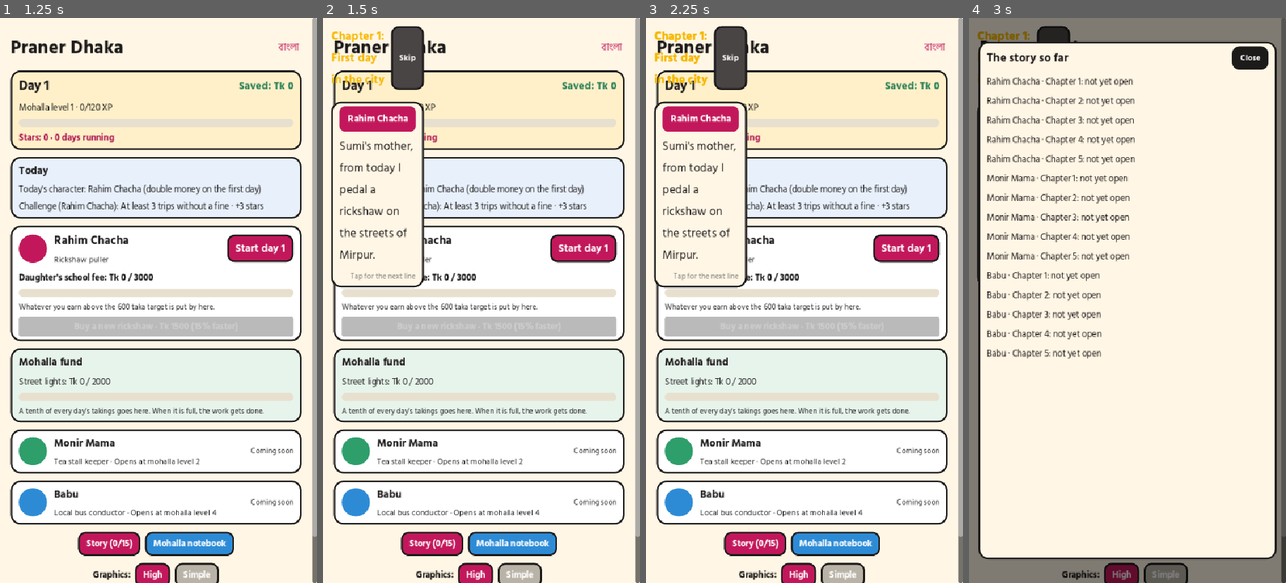
Above: before the commit, frames 1-4 (left to right).
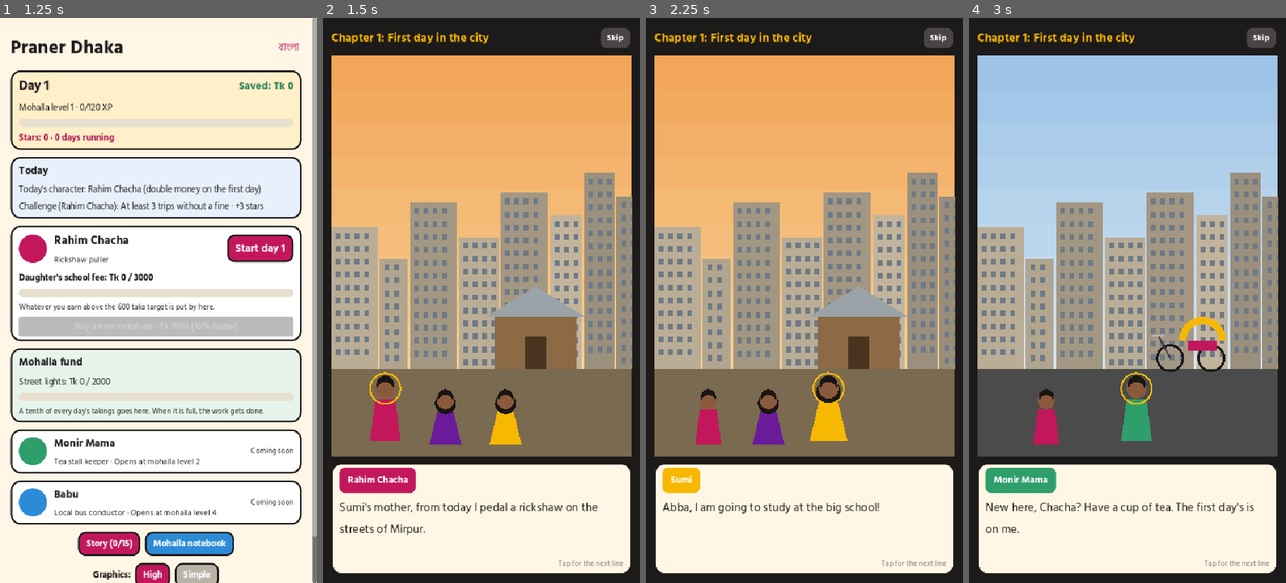
Above: after the commit, the same moments.

Repository: Habibur-Rahman-KUET-09/Dhakay-Akdin
Game: Godot game, scene res://scenes/main.tscn
Same seed, same stepped clock (60 frames per second), same inputs: the game is played once before the commit and once after it. Sound files missing from this copy of the repository are replaced by a short silence.
Inputs:
- Up to frame 1 (1.25 s): click "English" at 0.5 s
- Up to frame 2 (1.5 s): click "Start day 1" at 1.25 s
- Up to frame 3 (2.25 s): click "Start day 1" at 2 s
- Up to frame 4 (3 s): click "Story (0/15)" at 2.75 s

Frame 1 is identical in both runs. In frame 2, 93% of the frame differs, in the area x 0-100%, y 0-100%; in frame 3, 93%; in frame 4, 85%.

Commit message:
Story reader: fill the screen even outside the home screen
Co-Authored-By: Claude Opus 5.5 <noreply@anthropic.com>
Claude-Session: https://claude.ai/code/session_01D5VTTbiAkjZrLBvbSQEf7i

Diff:
--- a/game/scripts/ui/story_player.gd
+++ b/game/scripts/ui/story_player.gd
@@ -41,7 +41,10 @@
 
 
 func _ready() -> void:
-	set_anchors_preset(Control.PRESET_FULL_RECT)
+	# Fill the screen whatever it sits in (the home screen, or the window).
+	set_anchors_and_offsets_preset(Control.PRESET_FULL_RECT)
+	if get_parent() is Window:
+		size = get_viewport_rect().size
 	mouse_filter = Control.MOUSE_FILTER_STOP
 	var bg := ColorRect.new()
 	bg.color = Color("1D1A1A")
